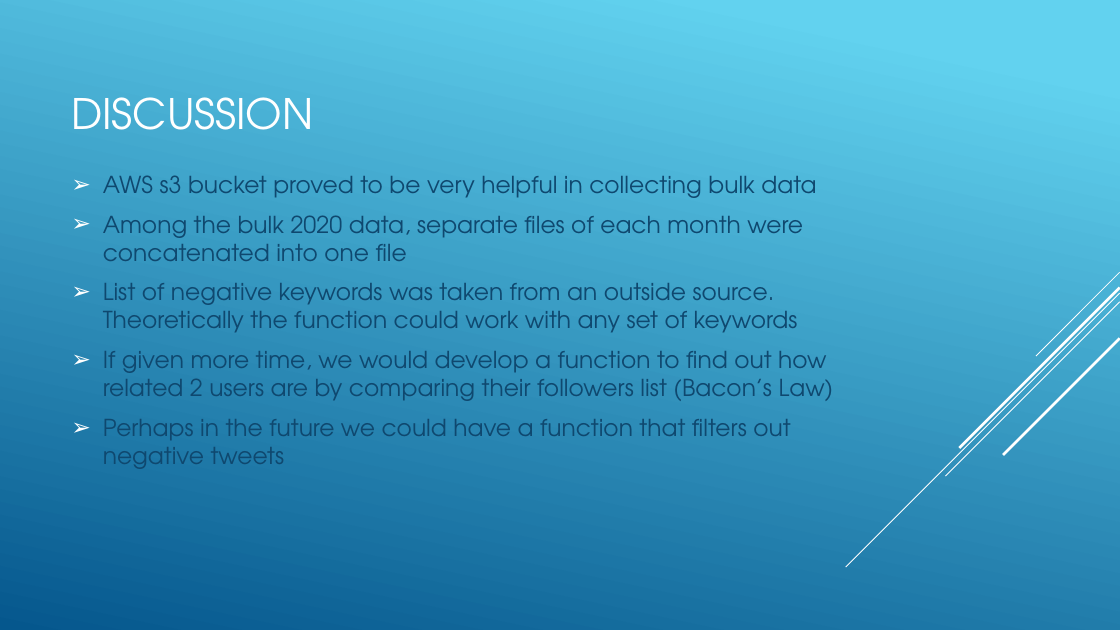
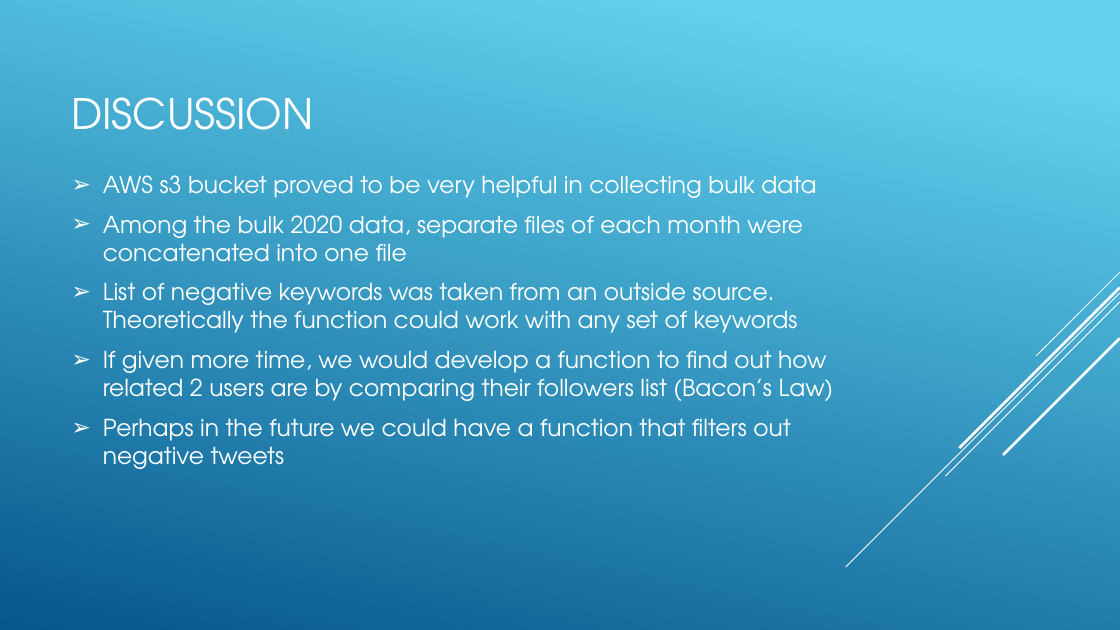
Before and after one commit to revature-scalawags/Project2-Group6, a slide deck: slide 16 of Group Twitter Stream - Project1.pptx (slide 18 before the commit). Drawn at 1120x630 pixels with LibreOffice and Linux fonts; fonts in the diff are those of the drawing. Boxes give left, top, right and bottom in pixels: in the first picture for what was removed or moved away, otherwise in the second. Text is boxed around its words. In the diff, an @@ line names an element or a change of style, - is before the commit and + after.

```diff
--- a/Group Twitter Stream - Project1.pptx
+++ b/Group Twitter Stream - Project1.pptx
@@ text "AWS s3 bucket proved to ..." at box(103, 175, 834, 469): text colour #0F486F to #FFFFFF @@
```
Also in this commit, not shown: 3 other slides changed, 3 slides added, 5 slides removed, 1 other file.
